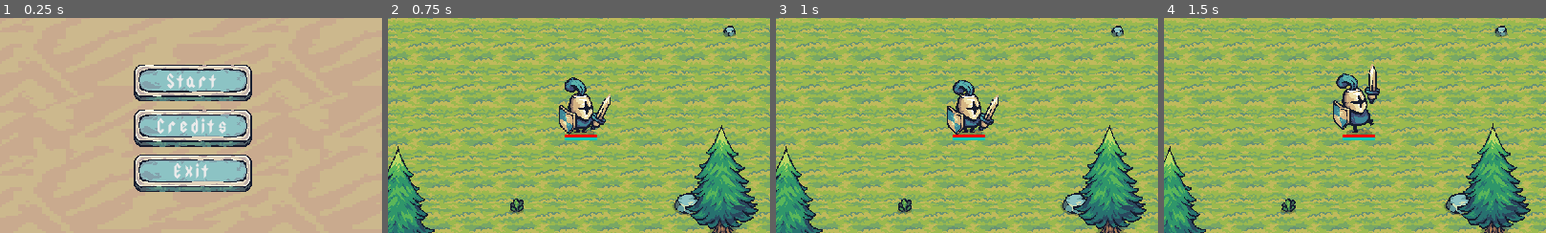
Above: before the commit, frames 1-4 (left to right).
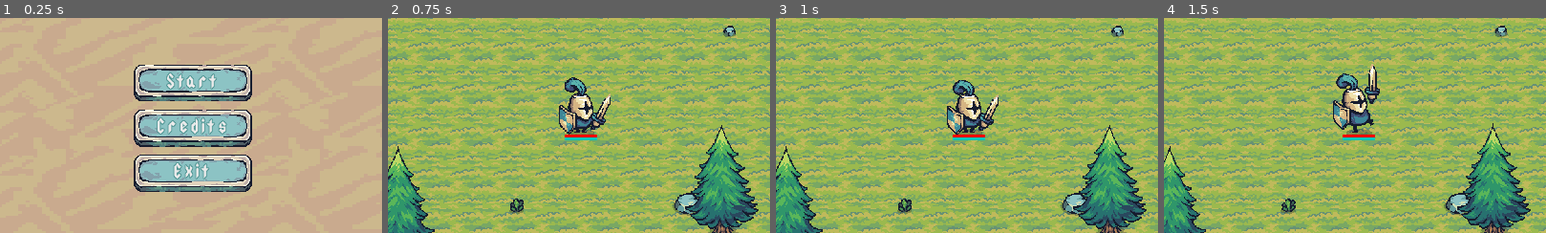
Above: after the commit, the same moments.

Repository: GracilianoOG/godot-dio-tiny-swords
Game: Godot game, scene res://ui/game_menu.tscn
Same seed, same stepped clock (60 frames per second), same inputs: the game is played once before the commit and once after it.
Inputs (mouse positions are % of the whole screen's width and height, from its top left):
- Up to frame 1 (0.25 s): no input
- Up to frame 2 (0.75 s): click "Start" at 0.5 s
- Up to frame 3 (1 s): no input
- Up to frame 4 (1.5 s): move the mouse to (72, 45) at 1.27 s; hold D (move_right) from 1.28 s (still down); click (72, 45) at 1.35 s
The pictures show only the part of the screen within x 25-75%, y 24-74%; the shares and areas given below are measured in that part.

The runs differ from the first frame. In frame 1, 0.9% of the frame differs, in the area x 41-60%, y 25-76%; in frame 2, nothing differs; in frame 3, nothing differs; in frame 4, nothing differs.

Commit message:
Add outline to button text

Diff:
--- a/ui/default_btn_theme.tres
+++ b/ui/default_btn_theme.tres
@@ -19,6 +19,8 @@
 default_font_size = 26
 Button/colors/font_color = Color(0.920995, 0.920995, 0.920995, 1)
 Button/colors/font_hover_color = Color(1, 1, 1, 1)
+Button/colors/font_outline_color = Color(0.294118, 0.568627, 0.560784, 0.901961)
+Button/constants/outline_size = 5
 Button/styles/hover = SubResource("StyleBoxTexture_bueq1")
 Button/styles/normal = SubResource("StyleBoxTexture_1eaxc")
 Button/styles/pressed = SubResource("StyleBoxTexture_221sv")
